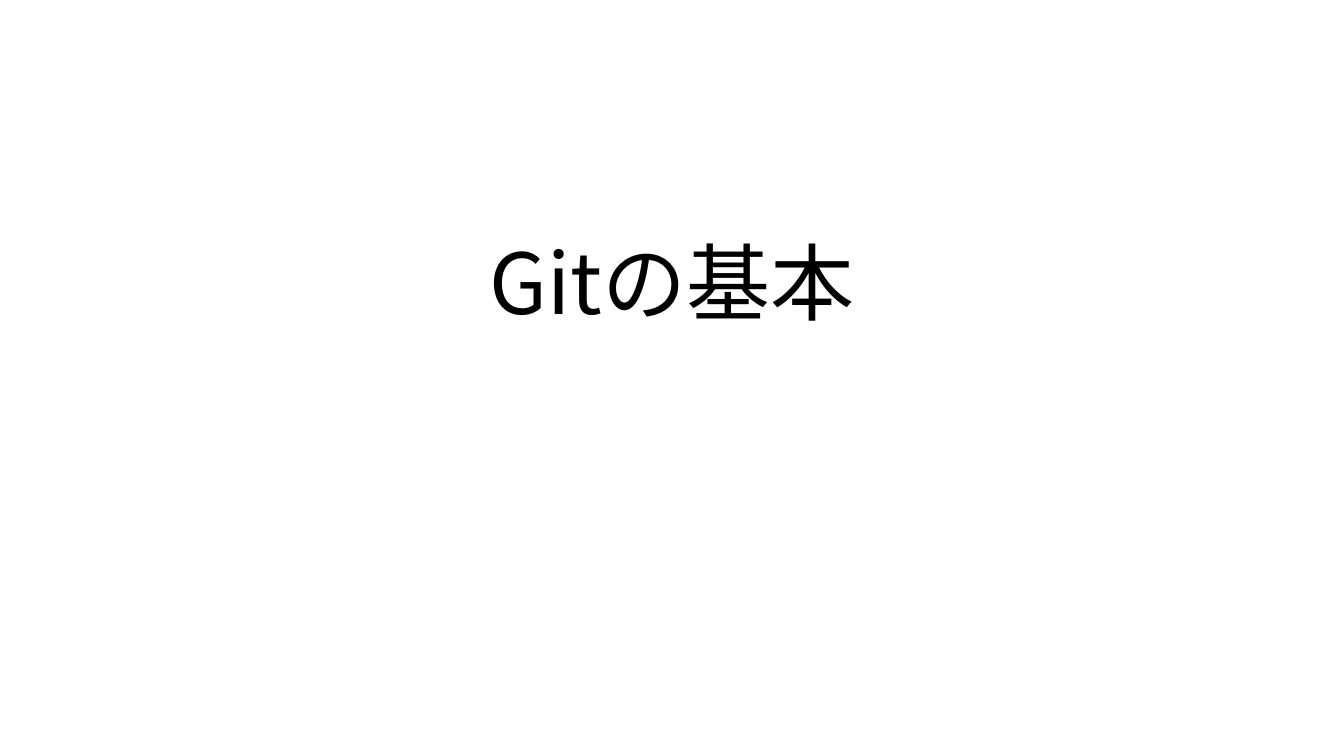
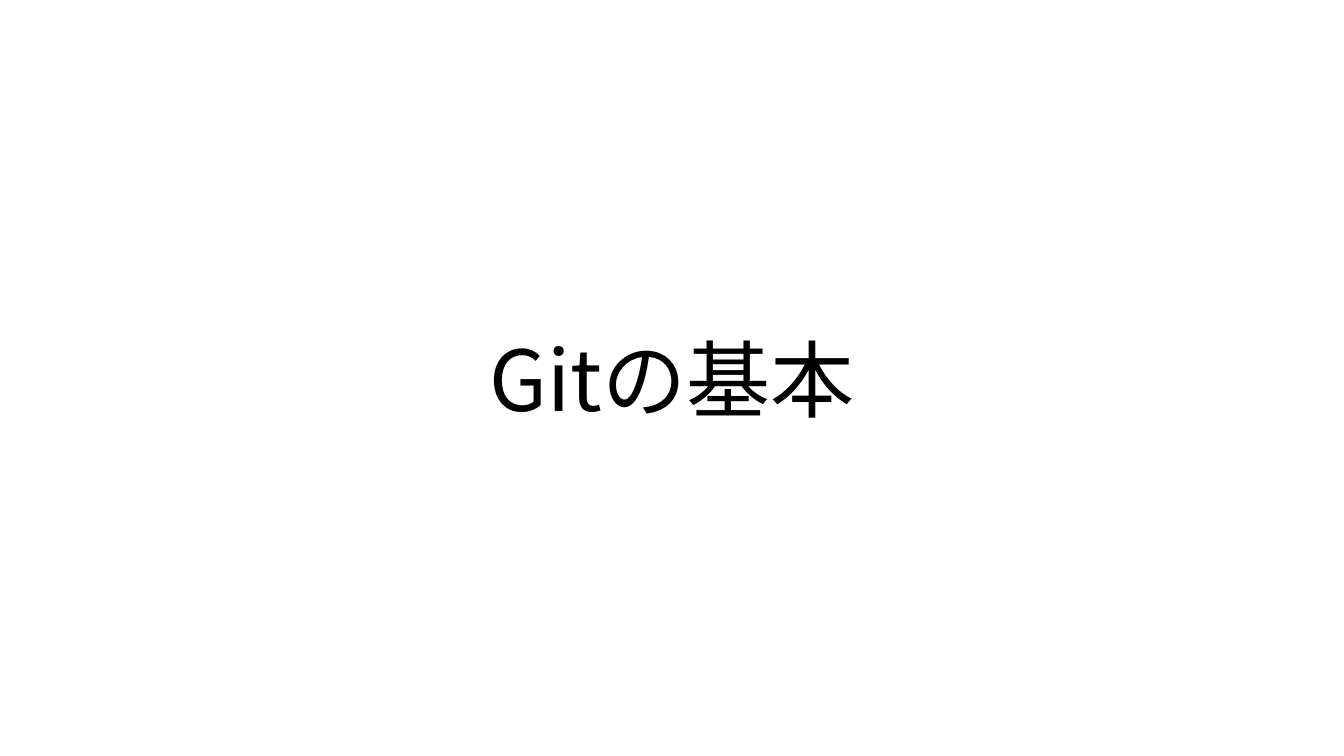
Before and after one commit to syalpon/master, a slide deck: slide 1 of git.pptx. Drawn at 1344x756 pixels with LibreOffice and Linux fonts; fonts in the diff are those of the drawing. Boxes give left, top, right and bottom in pixels: in the first picture for what was removed or moved away, otherwise in the second. Text is boxed around its words. In the diff, an @@ line names an element or a change of style, - is before the commit and + after.

```diff
--- a/git.pptx
+++ b/git.pptx
@@ title "Gitの基本": place and size @@
-title "Gitの基本" at box(490, 243, 855, 321)
+title "Gitの基本" at box(490, 340, 855, 418)
```
Also in this commit, not shown: 3 other slides changed, 9 slides added, 2 slides removed.
